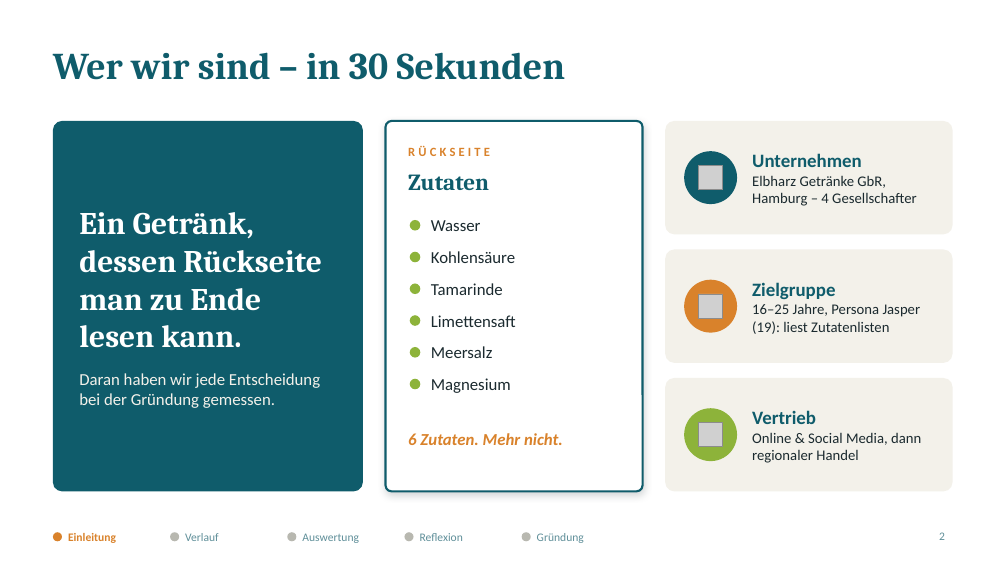
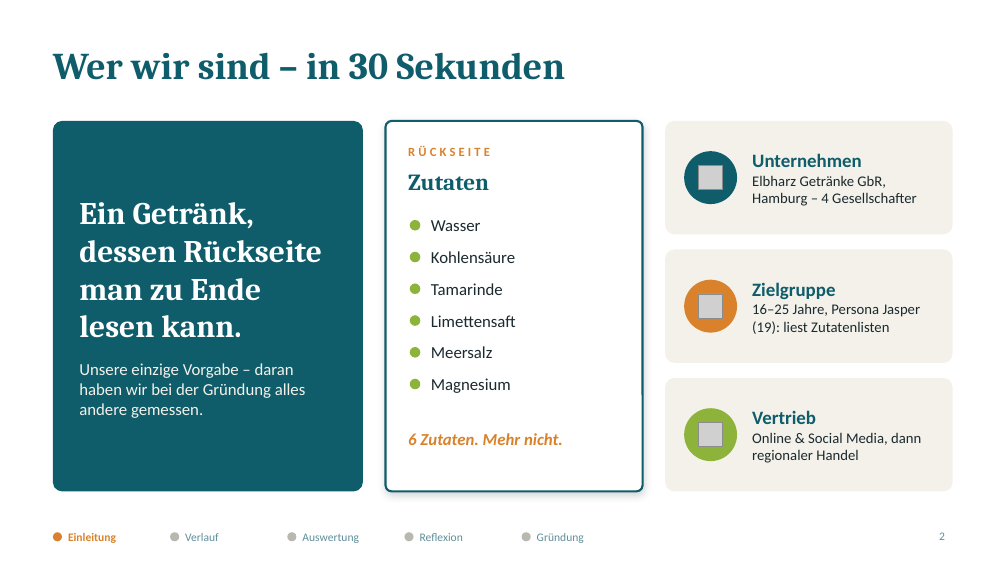
Before and after one commit to jofy0002/claude-workspace, a slide deck: slide 2 of endpraesentation/Elbharz_Endpraesentation.pptx. Drawn at 1008x567 pixels with LibreOffice and Linux fonts; fonts in the diff are those of the drawing; grey boxes stand for pictures. Boxes give left, top, right and bottom in pixels: in the first picture for what was removed or moved away, otherwise in the second. Text is boxed around its words. In the diff, an @@ line names an element or a change of style, - is before the commit and + after.

```diff
--- a/endpraesentation/Elbharz_Endpraesentation.pptx
+++ b/endpraesentation/Elbharz_Endpraesentation.pptx
@@ text at [79, 363, 306, 418]: text changed @@
-Daran haben wir jede Entscheidung bei der Gründung gemessen.
+Unsere einzige Vorgabe – daran haben wir bei der Gründung alles andere gemessen.
```
Also in this commit, not shown: 8 other slides changed, 4 other files.
